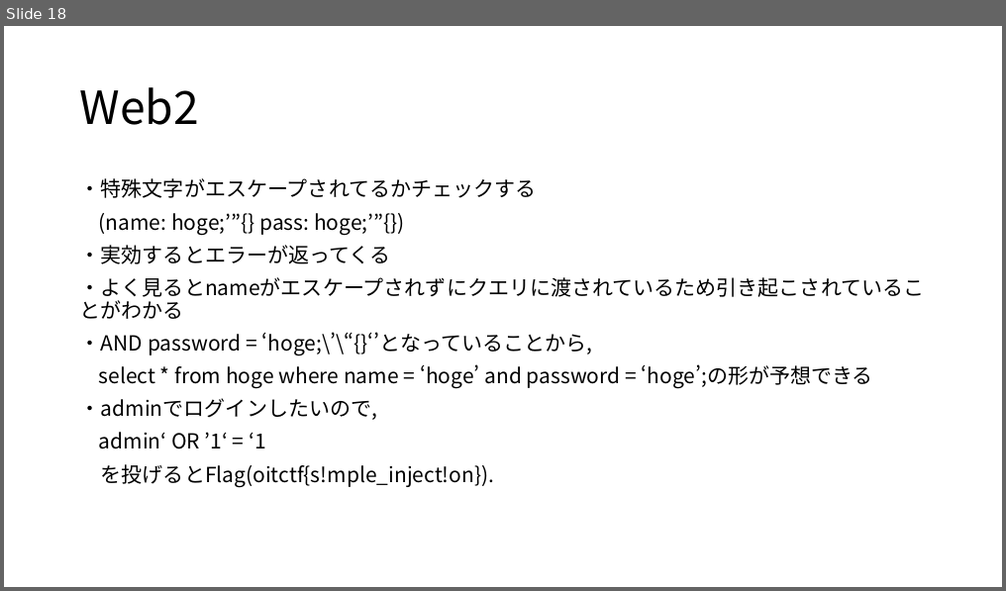
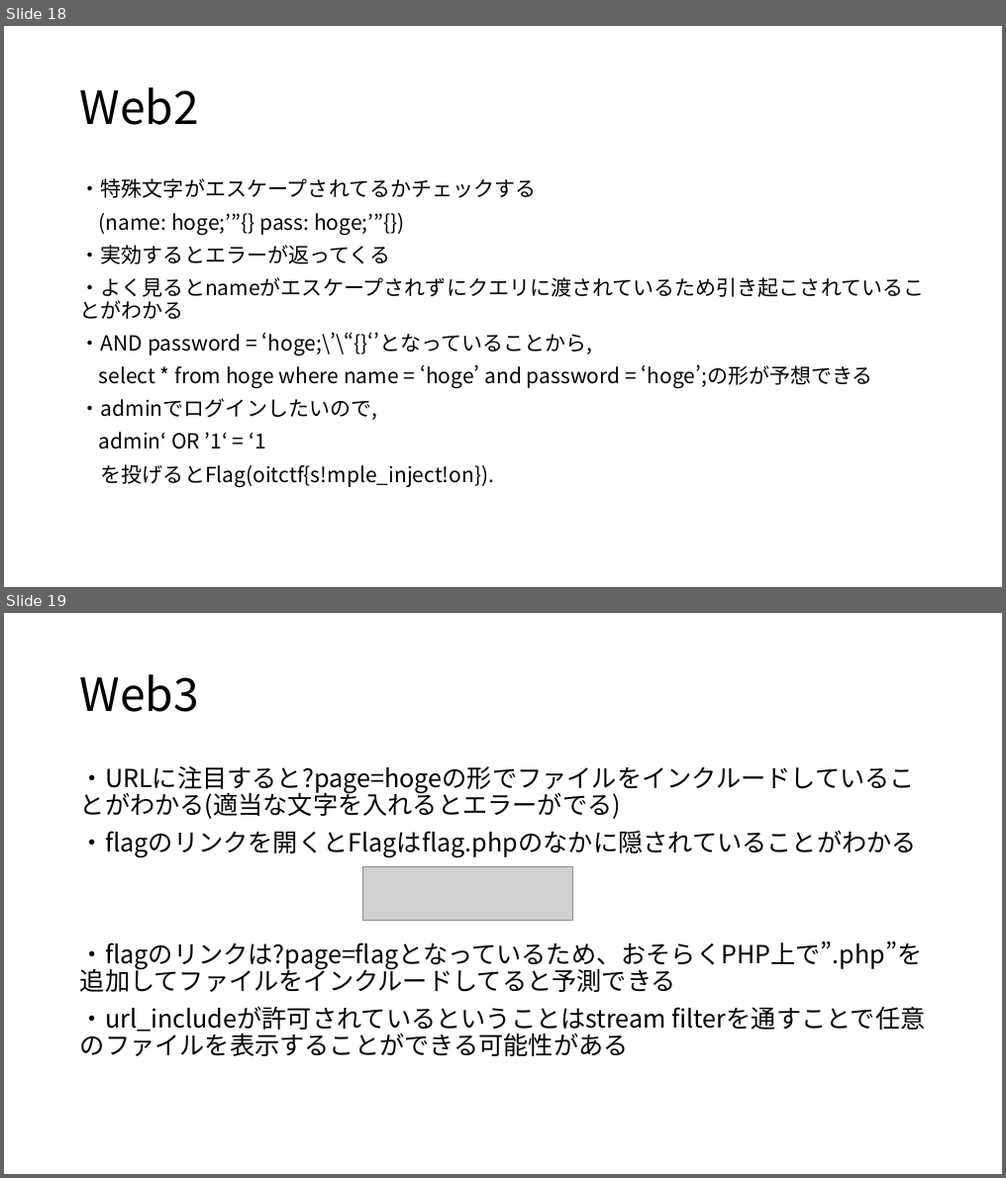
Before and after one commit to narupi/OITBeginnersCTF, a slide deck: Writeup.pptx. Shown one above the other, each under a label of ours: slide 18 before the commit, slides 18 and 19 after it. The pictures are 1006x591 and 1006x1178 pixels, drawn with LibreOffice and Linux fonts; fonts in the diff are those of the drawing; grey boxes stand for pictures. Boxes give left, top, right and bottom in pixels: in the first picture for what was removed or moved away, otherwise in the second. Text is boxed around its words. In the diff, an @@ line names an element or a change of style, - is before the commit and + after.

Commit message:
update

```diff
--- a/Writeup.pptx
+++ b/Writeup.pptx
@@ slide 19 added at (4,613,1002,1174), background #FFFFFF @@
@@ title added at (80,674,199,712), 44 pt, text #000000 @@
+Web3
@@ text added at (80,766,923,1035), 24 pt, text #000000 @@
+・URLに注目すると?page=hogeの形でファイルをインクルードしていることがわかる(適当な文字を入れるとエラーがでる)
+・flagのリンクを開くとFlagはflag.phpのなかに隠されていることがわかる
+・flagのリンクは?page=flagとなっているため、おそらくPHP上で”.php”を追加してファイルをインクルードしてると予測できる
+・url_includeが許可されているということはstream filterを通すことで任意のファイルを表示することができる可能性がある
@@ picture added at (363,867,573,920) @@
```
Also in this commit, not shown: 1 other slide added, 1 slide removed.
